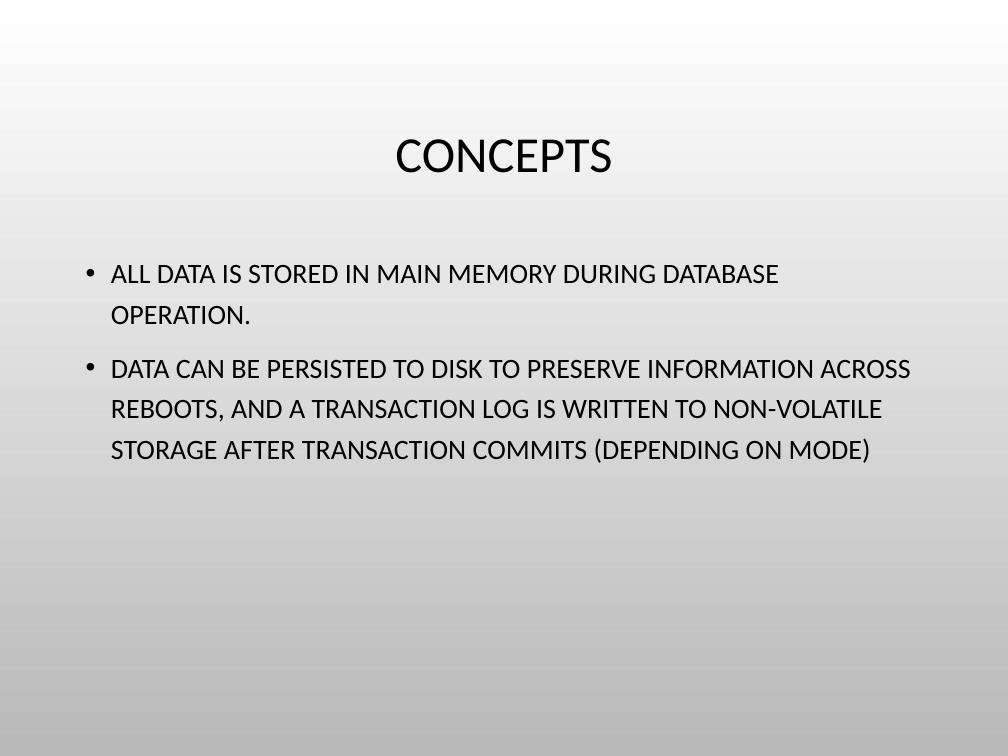
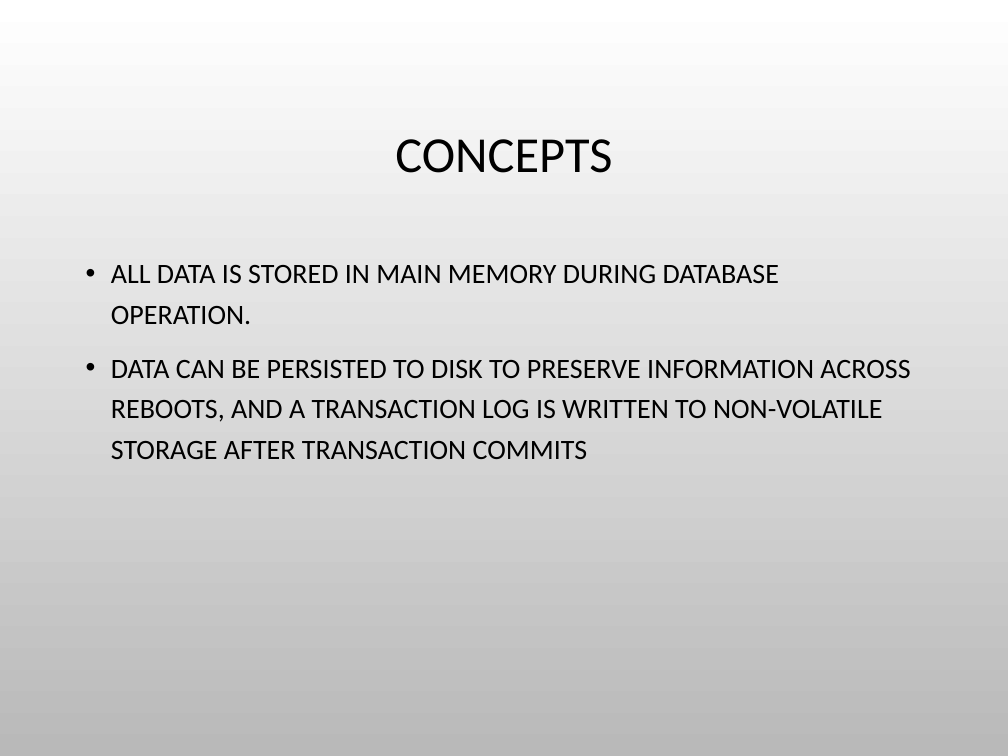
Before and after one commit to charlesduffy/erlysql, a slide deck: slide 10 of doc/Pitch1.pptx. Drawn at 1008x756 pixels with LibreOffice and Linux fonts; fonts in the diff are those of the drawing; background and template pictures are left out. Boxes give left, top, right and bottom in pixels: in the first picture for what was removed or moved away, otherwise in the second. Text is boxed around its words. In the diff, an @@ line names an element or a change of style, - is before the commit and + after.

```diff
--- a/doc/Pitch1.pptx
+++ b/doc/Pitch1.pptx
@@ text at <box>111,360,910,459</box>: text changed @@
-• DATA CAN BE PERSISTED TO DISK TO PRESERVE INFORMATION ACROSS REBOOTS, AND A TRANSACTION LOG IS WRITTEN TO NON-VOLATILE STORAGE AFTER TRANSACTION COMMITS (DEPENDING ON MODE)
+• DATA CAN BE PERSISTED TO DISK TO PRESERVE INFORMATION ACROSS REBOOTS, AND A TRANSACTION LOG IS WRITTEN TO NON-VOLATILE STORAGE AFTER TRANSACTION COMMITS
```
Also in this commit, not shown: 6 other slides changed.
